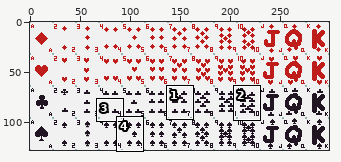
File history of a sprite sheet, juegos/solitario/assets/baraja.png. Above, an overview of the earlier version with the close-up marked.
Close-up. Before the edit:
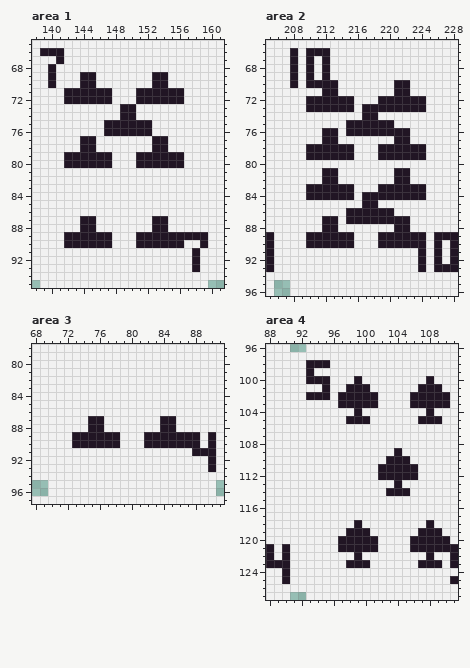
The file is 299x128 pixels. Shown: area 1: x 138..161, y 65..95; area 2: x 205..228, y 65..96; area 3: x 68..91, y 78..97; area 4: x 88..111, y 96..127. The commit also changed other parts of the picture, which this record leaves out.
The same view after the edit:
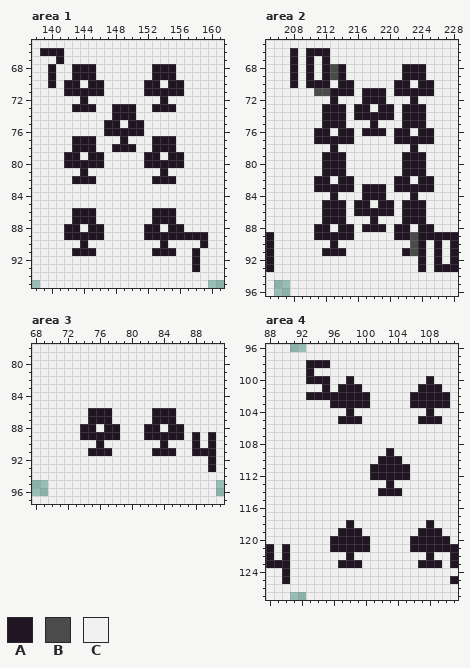
Palette (. is transparent): A #211524  B #4b4b4b  C #f1f1f1
From old to new:
Changed rows in their new state; - is an unchanged pixel.
Area 1:
first column x 142:
68 -AAA-------AAA-
69 -A-----------A-
70 AAC-A-----A-CAA
71 -----C---C-----
72 CC-CCC---CCC-CC
73 -AAA--A----AAA-
74 ------A--------
75 -------C--C----
76 ----------C----
77 -A-----A-----A-
78 -A----AAA----A-
79 --C--C---C--C--
80 -----C---C-----
81 --A---------A--
82 -AAA-------AAA-
first column x 142:
86 -AAA-------AAA-
87 -A-----------A-
88 AAC-A-----A-CAA
89 -----C---C-----
90 CC-CCC---CCC-CC
91 -AAA-------AAA-
Area 2:
first column x 210:
68 ---BA-------AAA-
69 ---BA-------AAA-
70 ---CAA--------AA
71 -BB-AA-AAA---AAA
72 CCC-CC-AA-CCC-C-
73 CC---CA-C--C----
74 --AAA-A--AA-AAA-
75 --AAACCC-CC-AAA-
76 -A-CA-C---C---AA
77 -A--AA-------AAA
78 CCC-CC---CCCC-C-
79 CC---C---CCC----
80 --AAA-------AAA-
81 ----A------C-AA-
82 -A-CAA--------AA
83 C------AA-C----A
84 CCC-CC----CCC-C-
85 --AAA-A-CAA-AAA-
86 --AAAC------AAA-
87 ----ACCC-CCC-AA-
88 -A-CAA-AAA----AA
89 C--------CC--B-A
90 CCC-CC---CCCCB--
91 --AAA-------AB--
Area 3:
first column x 73:
86 --AAA-----AAA--
87 ----A-----A----
88 -A-CAA---AAC-A-
89 C-------------C
90 CCC-CC---CC-CCC
91 --AAA-----AAA--
Area 4:
first column x 96:
100 --AC--
101 -A--C-
102 A----C
103 A----C
104 --AC--
105 -A--C-
first column x 101:
109 --AC--
110 -A--C-
111 A----C
112 A----C
113 --AC--
114 -A--C-
first column x 96:
118 --AC--
119 -A--C-
120 A----C
121 A----C
122 --AC--
123 -A--C-
